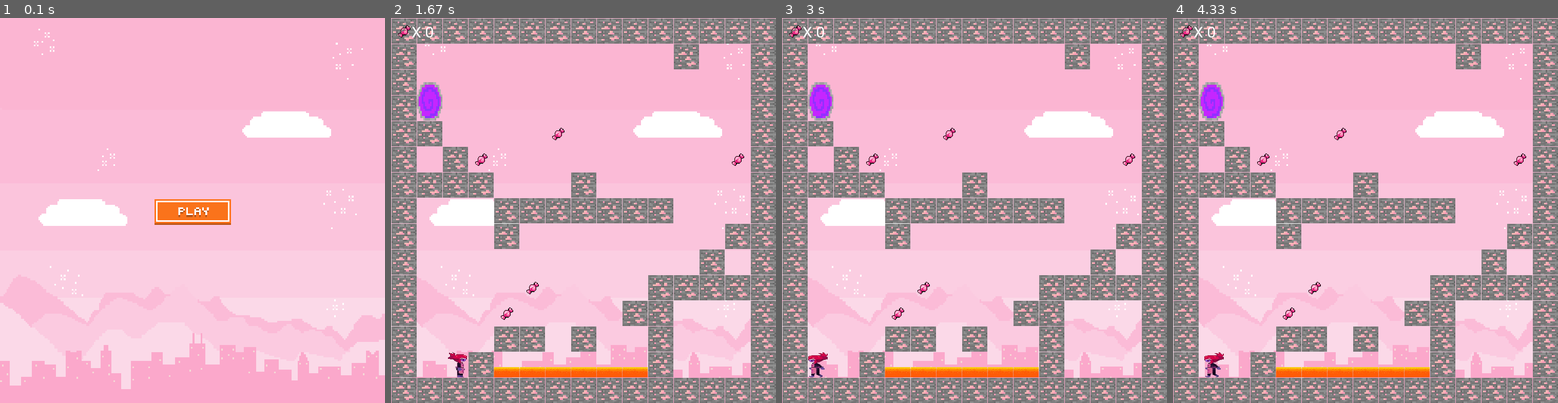
Above: before the commit, frames 1-4 (left to right).
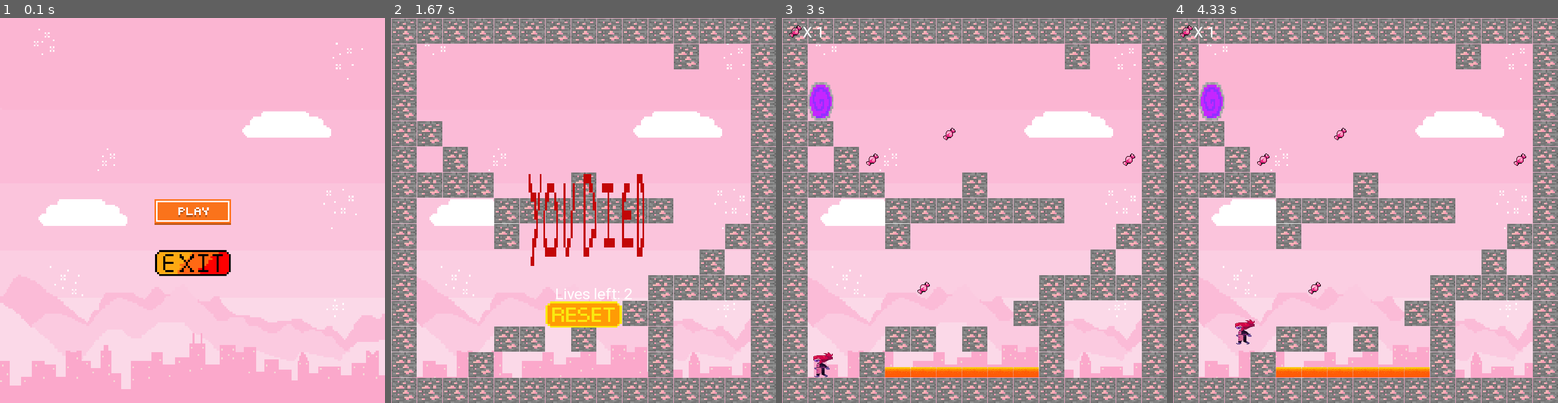
Above: after the commit, the same moments.

Repository: Julijadvbjb/Pygame-sp-le
Game: pygame game, started from main.py
Two runs of this game, one before a commit and one after it. Both use one fixed random seed, a clock stepped at 60 frames per second and the inputs below.
Inputs (mouse positions are in pixels of both pictures, inside the frame that each line leads up to):
- Up to frame 1 (0.1 s): no input
- Up to frame 2 (1.67 s): click (583, 210) at 0.38 s; hold Space 0.67-1.13 s; hold Right 0.67-1.13 s; move the mouse to (568, 229) at 0.7 s; hold Right 1.17-1.63 s
- Up to frame 3 (3 s): click (974, 314) at 1.72 s; hold Right 2-2.47 s; tap Space at 2.07, 2.37, 2.57, 2.87 s; hold Left from 2.5 s (still down)
- Up to frame 4 (4.33 s): release Left at 3.03 s; hold Left 3.07-3.47 s; tap Space at 3.13, 3.43, 3.57, 3.87, 4.23 s; hold Right 3.5-4.13 s; hold Left from 4.17 s (still down)

The runs differ from the first frame. In frame 1, 1.3% of the frame differs, in the area x 40-60%, y 60-68%; in frame 2, 5.3%, in the area x 1-92%, y 1-94%; in frame 3, 0.3%; in frame 4, 0.4%.

Commit message:
exit un win

Diff:
--- a/level_data.py
+++ b/level_data.py
@@ -51,3 +51,21 @@
 [1, 2, 1, 2, 2, 2, 2, 2, 2, 2, 2, 2, 2, 2, 1],
 [1, 1, 1, 1, 1, 1, 1, 1, 1, 1, 1, 1, 1, 1, 1],
 ]
+
+level4_data = [
+[1, 1, 1, 1, 1, 1, 1, 1, 1, 1, 1, 1, 1, 1, 1],
+[1, 0, 0, 0, 0, 0, 5, 0, 0, 0, 0, 1, 0, 0, 1],
+[1, 0, 0, 0, 1, 1, 1, 0, 0, 0, 0, 0, 0, 0, 1],
+[1, 4, 0, 1, 0, 0, 0, 0, 0, 0, 0, 0, 0, 0, 1],
+[1, 1, 0, 0, 0, 0, 5, 0, 0, 0, 0, 0, 0, 0, 1],
+[1, 0, 1, 5, 0, 0, 0, 0, 0, 0, 0, 0, 0, 5, 1],
+[1, 1, 1, 1, 0, 0, 1, 0, 0, 1, 0, 1, 0, 0, 1],
+[1, 0, 0, 0, 1, 2, 2, 2, 2, 2, 0, 0, 0, 1, 1],
+[1, 0, 0, 0, 1, 1, 1, 1, 1, 1, 0, 0, 0, 1, 1],
+[1, 0, 0, 0, 0, 0, 0, 0, 0, 0, 0, 0, 1, 0, 1],
+[1, 0, 0, 0, 0, 5, 0, 0, 0, 0, 0, 5, 0, 0, 1],
+[1, 5, 0, 0, 5, 0, 0, 0, 0, 1, 0, 0, 0, 0, 1],
+[1, 0, 0, 0, 1, 0, 3, 0, 0, 1, 0, 1, 0, 0, 1],
+[1, 2, 1, 1, 2, 2, 1, 1, 2, 2, 2, 2, 2, 2, 1],
+[1, 1, 1, 1, 1, 1, 1, 1, 1, 1, 1, 1, 1, 1, 1],
+]
--- a/main.py
+++ b/main.py
@@ -1,6 +1,6 @@
 import pygame
 from pygame.locals import *
-from level_data import level1_data, level2_data, level3_data
+from level_data import level1_data, level2_data, level3_data, level4_data
 
 pygame.init()
 
@@ -11,15 +11,16 @@
 screen_height = 750
 
 screen = pygame.display.set_mode((screen_width, screen_height))
-pygame.display.set_caption('Platformer')
+pygame.display.set_caption('Candy Girl')
 
 #define game variables
 tile_size = 50
 game_over = 0
 main_menu = True
-max_levels = 3
+max_levels = 4
 current_level = 1
 score = 0
+lives = 3
 
 font = pygame.font.SysFont('Roboto', 30)
 white = (255,255,255)
@@ -33,6 +34,11 @@
 reset_img = pygame.transform.scale(reset_img, (screen_width//5, screen_height//14))
 start_img = pygame.image.load('images/start.png')
 start_img = pygame.transform.scale(start_img, (screen_width//5, screen_height//14))
+menu_img = pygame.image.load('images/menu.png')
+menu_img = pygame.transform.scale(menu_img, (screen_width//5, screen_height//14))
+exit_img = pygame.image.load('images/exit.png')
+exit_img = pygame.transform.scale(exit_img, (screen_width//5, screen_height//14))
+
 
 game_over_img = pygame.image.load('images/game_over.png')
 game_over_img = pygame.transform.scale(game_over_img, (screen_width//3 , screen_height//3))
@@ -57,7 +63,7 @@
 		self.reset(x, y)
 
 
-	def update(self, game_over):
+	def update(self, game_over, lives):
 		dx = 0
 		dy = 0
 		walk_cooldown = 5
@@ -65,10 +71,10 @@
 		if game_over == 0:
 			#get keypresses
 			key = pygame.key.get_pressed()
-			if key[pygame.K_UP] and self.jumped == False and self.high ==False:
+			if key[pygame.K_SPACE] and self.jumped == False and self.high ==False:
 				self.vel_y = -15
 				self.jumped = True
-			if key[pygame.K_UP] == False:
+			if key[pygame.K_SPACE] == False:
 				self.jumped = False
 			if key[pygame.K_LEFT]:
 				dx -= 5
@@ -125,10 +131,10 @@
 
 
 			#check for collision with lava
-			if pygame.sprite.spritecollide(self, lava_group, False):
+			if pygame.sprite.spritecollide(self, lava_group, False) or pygame.sprite.spritecollide(self, spike_group, False):
 				game_over = -1
-			if pygame.sprite.spritecollide(self, spike_group, False):
-				game_over = -1
+				lives -= 1
+
 			if pygame.sprite.spritecollide(self, portal_group, False):
 				game_over = 1
 
@@ -145,7 +151,7 @@
 
 		#draw player onto screen
 		screen.blit(self.image, self.rect)
-		return game_over
+		return game_over, lives
 
 	def reset(self, x, y):
 		self.images_right = []
@@ -285,6 +291,8 @@
 # buttons
 reset_btn = Button(screen_width//5+150, screen_height//5+400, reset_img)
 start_btn = Button(screen_width // 5+150, screen_height //5 +200, start_img)
+exit_button = Button(screen_width // 5 + 150, screen_height // 5 +300, exit_img)
+menu_btn = Button(screen_width//5+150, screen_height//5+400, menu_img)
 
 run = True
 while run:
@@ -293,52 +301,78 @@
     screen.blit(bg_img, (0, 0))
 
     if main_menu:
+        if exit_button.draw():
+            run = False
         if start_btn.draw():
             main_menu = False
     else:
         world.draw()
-
-        if game_over == 0:
-            if pygame.sprite.spritecollide(player, candy_group, True):
-                score += 1
-            draw_text('X ' + str(score), font, white, tile_size - 10, 10)
-        lava_group.draw(screen)
-        spike_group.draw(screen)
-        portal_group.draw(screen)
-        candy_group.draw(screen)
-        game_over = player.update(game_over)
-
-        if game_over == -1:
-            if reset_btn.draw():
-                player.reset(100, screen_height - 130)
-                game_over = 0
-        if game_over == 1:
-            current_level += 1
-            if current_level <= max_levels:
+        if lives > 0:
+            if game_over == 0:
+                if pygame.sprite.spritecollide(player, candy_group, True):
+                    score += 1
+                draw_text('X ' + str(score), font, white, tile_size - 10, 10)
+                lava_group.draw(screen)
+                spike_group.draw(screen)
+                portal_group.draw(screen)
+                candy_group.draw(screen)
+                game_over, lives = player.update(game_over, lives)
+
+            if game_over == -1:
+                died_rect.center = (screen_width // 2, screen_height // 2)
+                screen.blit(died_img, died_rect)
+                draw_text('Lives left: ' + str(lives), font, white, tile_size + 270, 520)
+
+                if reset_btn.draw():
+                    player.reset(100, screen_height - 130)
+                    game_over = 0
+
+            if game_over == 1:
+                current_level += 1
+                if current_level <= max_levels:
+                    lava_group.empty()
+                    spike_group.empty()
+                    portal_group.empty()
+                    candy_group.empty()
+
+                    world_data = globals()[f'level{current_level}_data']
+                    world = World(world_data)
+                    player.reset(100, screen_height - 130)
+                    game_over = 0
+                else:
+                    win_rect.center = (screen_width // 2, screen_height // 2)
+                    screen.blit(win_img, win_rect)
+                    draw_text('Your score: ' + str(score), font, white, tile_size + 270, 520)
+                    if menu_btn.draw():
+                        current_level = 1
+                        lava_group.empty()
+                        spike_group.empty()
+                        portal_group.empty()
+                        candy_group.empty()
+                        world_data = globals()[f'level{current_level}_data']
+                        world = World(world_data)
+                        player.reset(100, screen_height - 130)
+                        game_over = 0
+                        score = 0
+                        lives = 3
+                        main_menu = True
+
+        if lives <= 0:
+            game_over_rect.center = (screen_width // 2, screen_height // 2)
+            screen.blit(game_over_img, game_over_rect)
+            if menu_btn.draw():
+                current_level = 1
                 lava_group.empty()
                 spike_group.empty()
                 portal_group.empty()
                 candy_group.empty()
-
                 world_data = globals()[f'level{current_level}_data']
                 world = World(world_data)
                 player.reset(100, screen_height - 130)
                 game_over = 0
-            else:
-                win_rect.center = (screen_width // 2, screen_height // 2)
-                screen.blit(win_img, win_rect)
-                draw_text('Your score: ' + str(score), font, white, tile_size + 270, 520)
-                if reset_btn.draw():
-                    current_level = 1
-                    lava_group.empty()
-                    spike_group.empty()
-                    portal_group.empty()
-                    candy_group.empty()
-                    world_data = globals()[f'level{current_level}_data']
-                    world = World(world_data)
-                    player.reset(100, screen_height - 130)
-                    game_over = 0
-                    score = 0
+                score = 0
+                lives = 3
+                main_menu = True
 
     for event in pygame.event.get():
         if event.type == pygame.QUIT:
Binary file added: images/exit.png
Binary file added: images/menu.png
